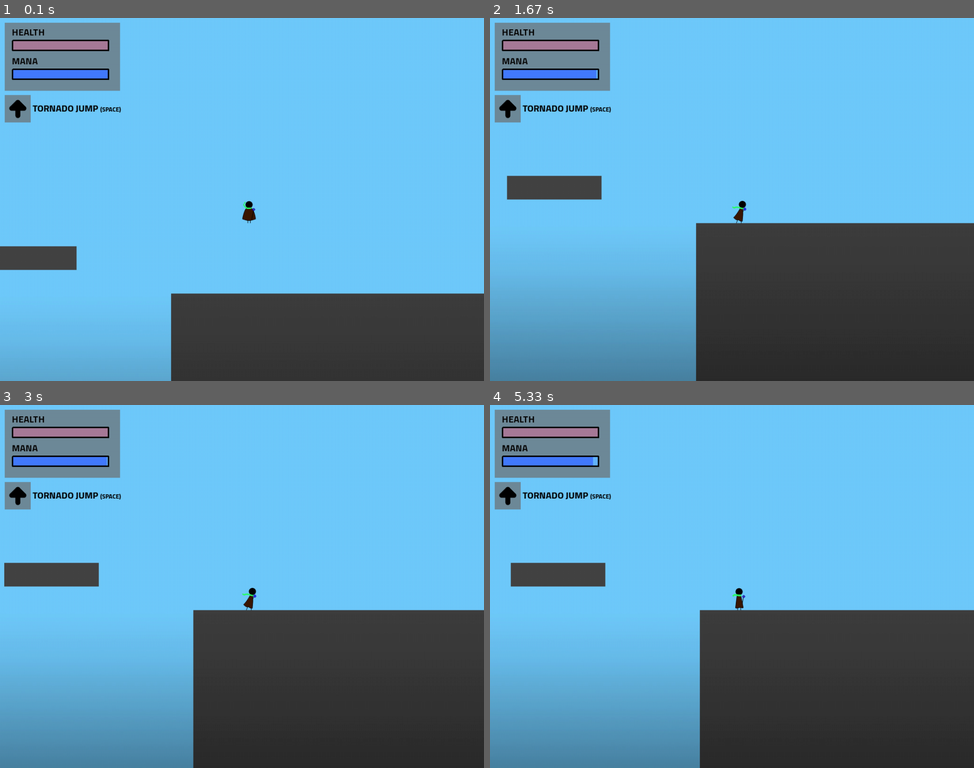
Above: before the commit, frames 1-4 (two rows, left to right).
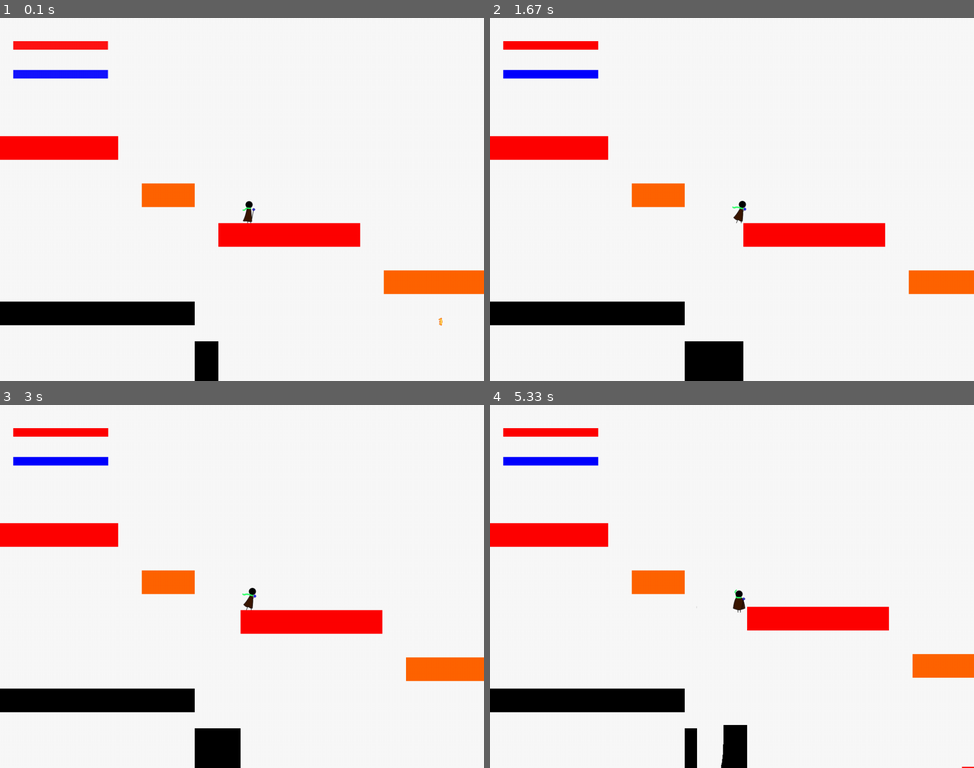
Above: after the commit, the same moments.

Repository: icanwalkonwater/sb-gamejam-pygame
Game: pygame game, started from src/main.py
Same seed, same stepped clock (60 frames per second), same inputs: the game is played once before the commit and once after it.
Inputs:
- Up to frame 1 (0.1 s): no input
- Up to frame 2 (1.67 s): tap & at 0.33 s; tap D at 0.67, 1, 1.4 s
- Up to frame 3 (3 s): tap D at 1.7, 1.9, 2.23, 2.53, 2.73 s
- Up to frame 4 (5.33 s): tap D at 3.03, 3.63, 3.97, 4.27, 4.4, 4.8, 5.1 s; tap Space at 3.23 s; tap & at 4.48 s

The runs differ from the first frame. In frame 1, 100% of the frame differs, in the area x 0-100%, y 0-100%; in frame 2, 100%; in frame 3, 100%; in frame 4, 100%.

Commit message:
fix-flame : fix

Diff:
--- a/src/game_objects/entities/hostiles/ranged_enemy.py
+++ b/src/game_objects/entities/hostiles/ranged_enemy.py
@@ -39,7 +39,7 @@
         scene = SceneManagement.active_scene
         enemy_projectile: EnemyProjectile = EnemyProjectile(self._target.center - self.center)
         enemy_projectile.start(scene)
-        enemy_projectile.move(self.center)
+        enemy_projectile.center = self.center
         self.__cooldown_expire = time.time() + EnemySettings.Ranged.ATTACK_COOLDOWN_S
 
     def update(self, delta_time: float):
@@ -62,6 +62,7 @@
             self._state = (EnemyState.ATTACKING_LEFT if self._direction < 0 else EnemyState.ATTACKING_RIGHT)
 
         RigidPhysicsAwareGameObject.update(self, delta_time)
+        AnimatedSprite.update(self, delta_time)
 
     def _on_collide(self, other: GameObject, direction_of_impact: Vector2, impact_side: ImpactSide,
                     delta_time: float):
--- a/src/main.py
+++ b/src/main.py
@@ -100,7 +100,7 @@
         'vision_test': SceneLoader('levels/vision_test.xml').parse_all(),
         'level_1': SceneLoader('levels/level_1_tutorial.xml').parse_all()
     })
-    SceneManagement.load_scene('level_1', screen)
+    SceneManagement.load_scene('main', screen)
 
     SceneManagement.active_scene.start()
 
